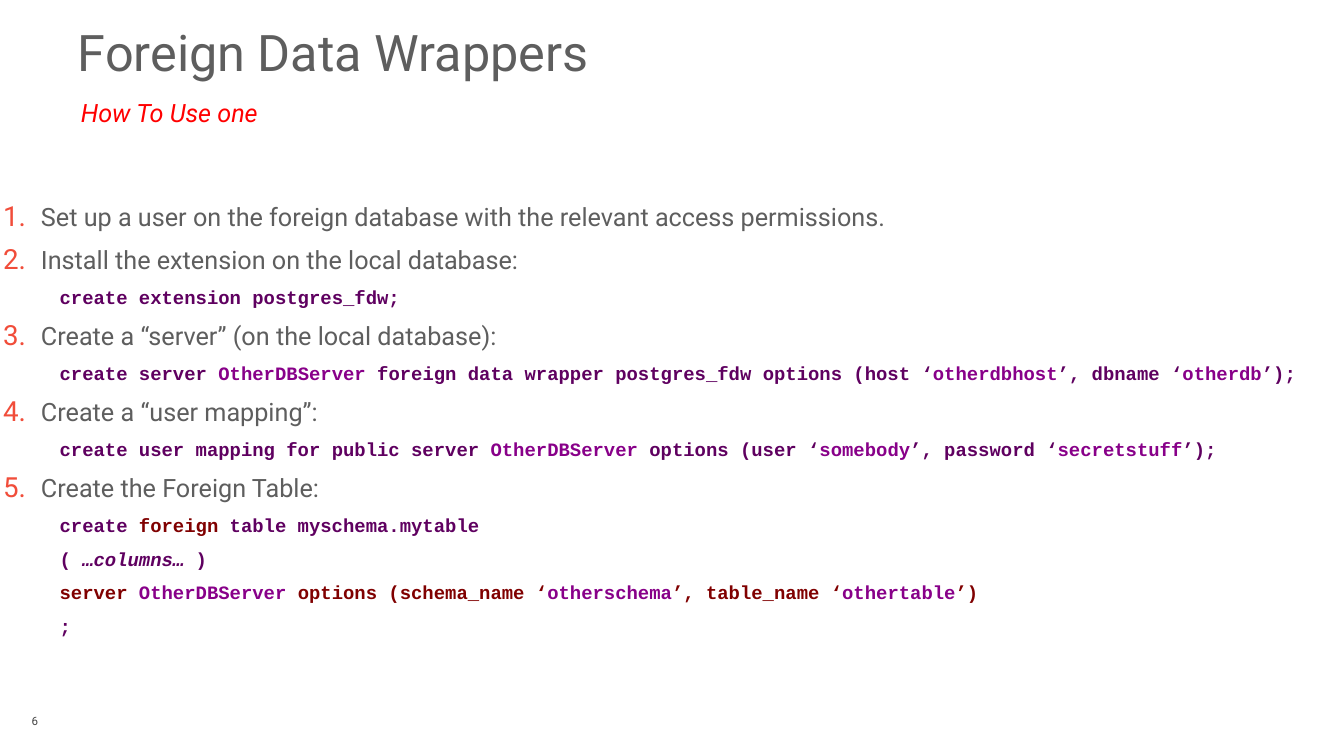
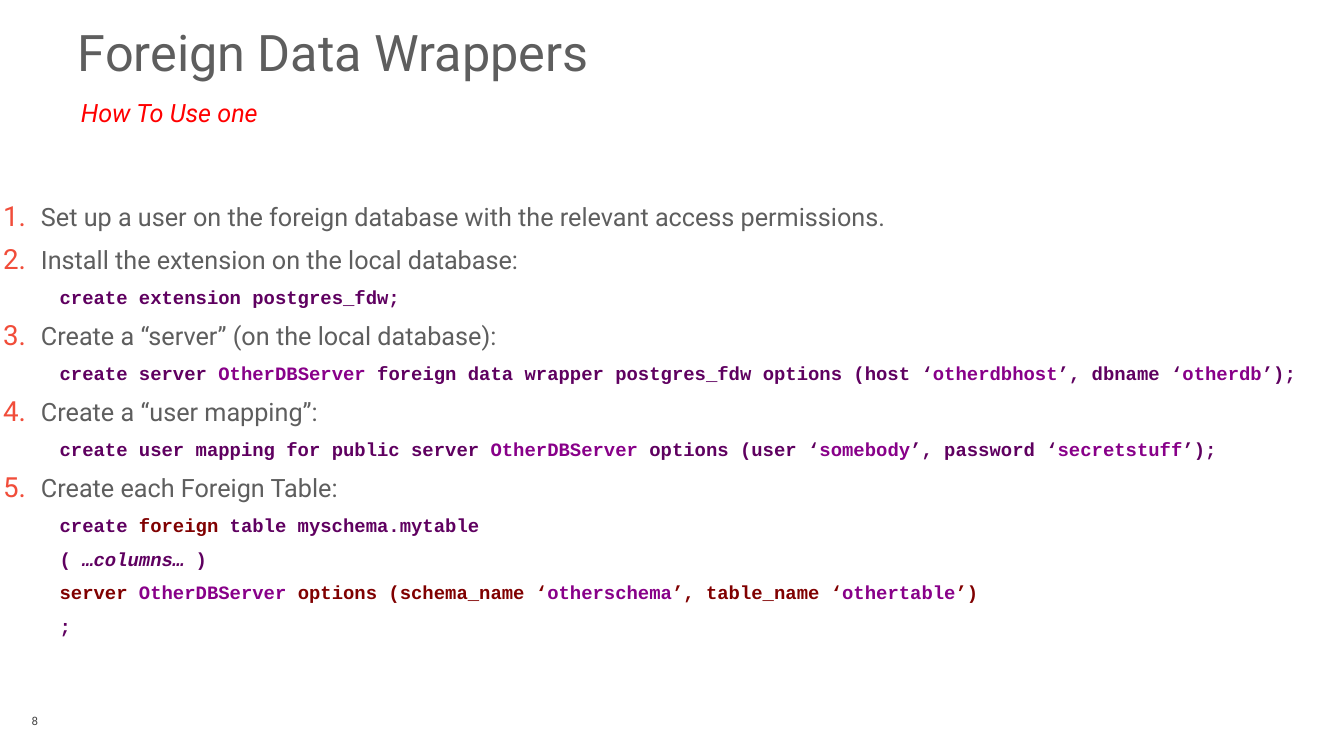
Before and after one commit to rotten/hue-multicorn-postgresql-fdw, a slide deck: slide 8 of extra/Database_Of_Things_PGConf_US_2015.pptx (slide 6 before the commit). Drawn at 1344x756 pixels with LibreOffice and Linux fonts; fonts in the diff are those of the drawing; background and template pictures are left out. Boxes give left, top, right and bottom in pixels: in the first picture for what was removed or moved away, otherwise in the second. Text is boxed around its words. In the diff, an @@ line names an element or a change of style, - is before the commit and + after.

```diff
--- a/extra/Database_Of_Things_PGConf_US_2015.pptx
+++ b/extra/Database_Of_Things_PGConf_US_2015.pptx
@@ text at <box>41,478,338,502</box>: text changed @@
-5. Create the Foreign Table:
+5. Create each Foreign Table:
@@ page number at <box>32,716,38,725</box>: text changed @@
-6
+8
```
Also in this commit, not shown: 14 other slides changed, 2 slides added, 2 other files.
